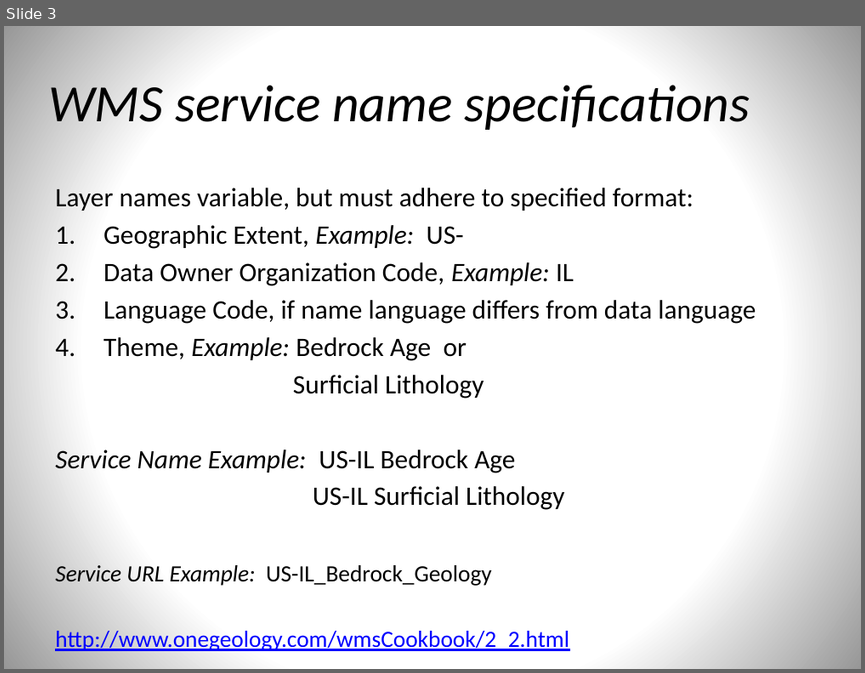
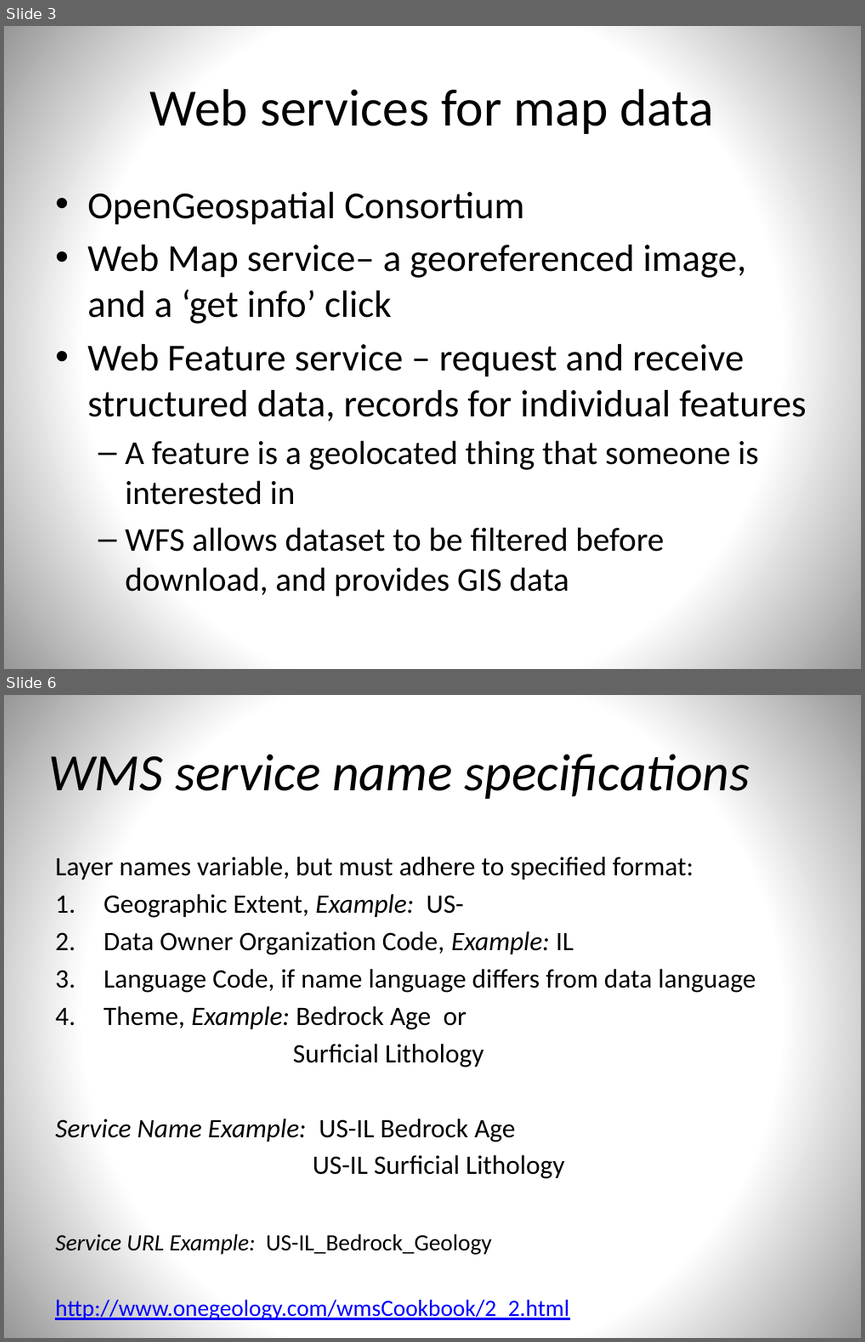
Before and after one commit to usgin/Workshops, a slide deck: OneGeologyWebinar/OneGeology.pptx. Shown one above the other, each under a label of ours: slide 3 before the commit, slides 3 and 6 after it; the slides between them are not shown. The pictures are 865x673 and 865x1342 pixels, drawn with LibreOffice and Linux fonts; fonts in the diff are those of the drawing. Boxes give left, top, right and bottom in pixels: in the first picture for what was removed or moved away, otherwise in the second. Text is boxed around its words. In the diff, an @@ line names an element or a change of style, - is before the commit and + after.

Commit message:
work on presentation for workshop
Add more info about OneGeology and GeoSciML portrayal

```diff
--- a/OneGeologyWebinar/OneGeology.pptx
+++ b/OneGeologyWebinar/OneGeology.pptx
@@ slide 3 added at [4, 26, 861, 669], background gradient #FFFFFF to #979797 @@
@@ title added at [150, 89, 715, 134], 44 pt, text #000000 @@
+Web services for map data
@@ text added at [87, 192, 806, 596], 32 pt, text #000000 @@
+• OpenGeospatial Consortium
+• Web Map service– a georeferenced image, and a ‘get info’ click
+• Web Feature service – request and receive structured data, records for individual features
+  – A feature is a geolocated thing that someone is interested in
+  – WFS allows dataset to be filtered before download, and provides GIS data
@@ what was slide 3 is now slide 6 @@
```
Also in this commit, not shown: 6 slides changed, 3 other slides added.
